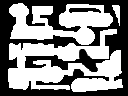
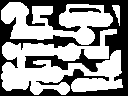
Comparing the layer stacks of the two 128×96 images. Changes:
painted on "Layer" over <box>1,2,92,95</box>
